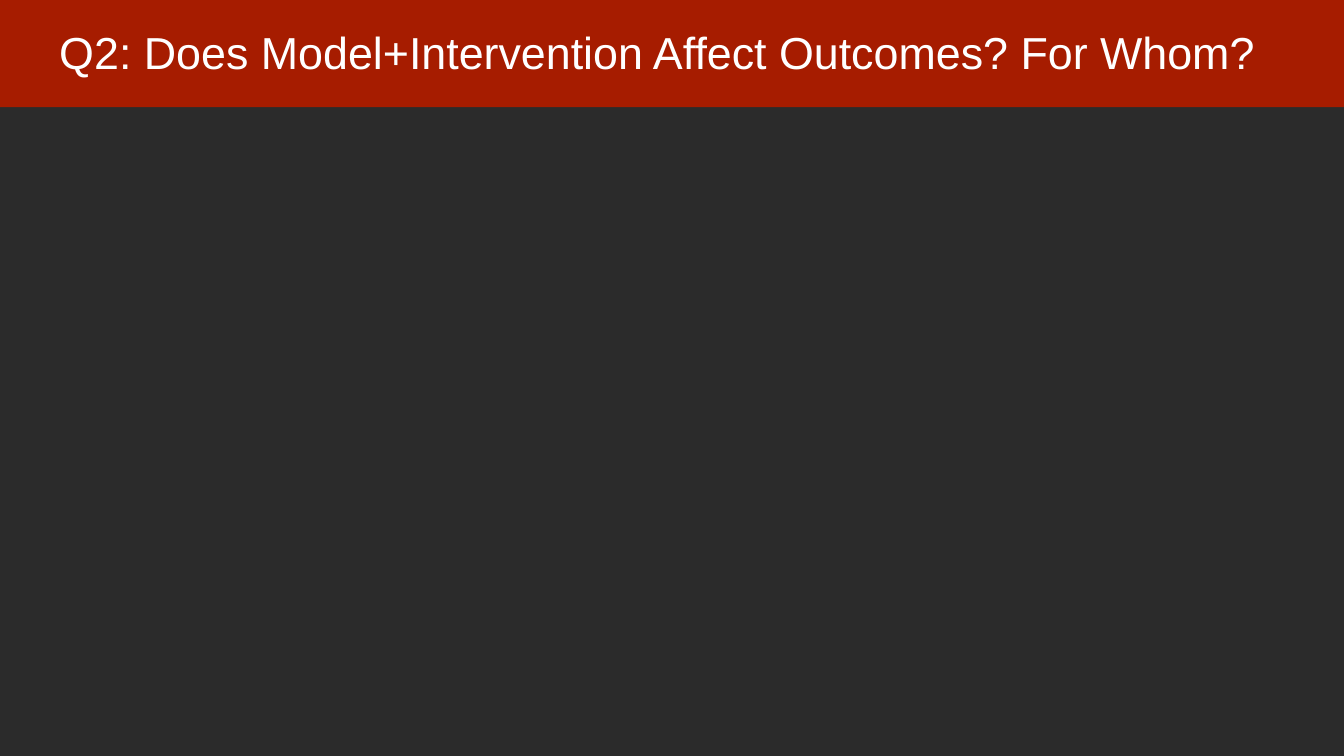
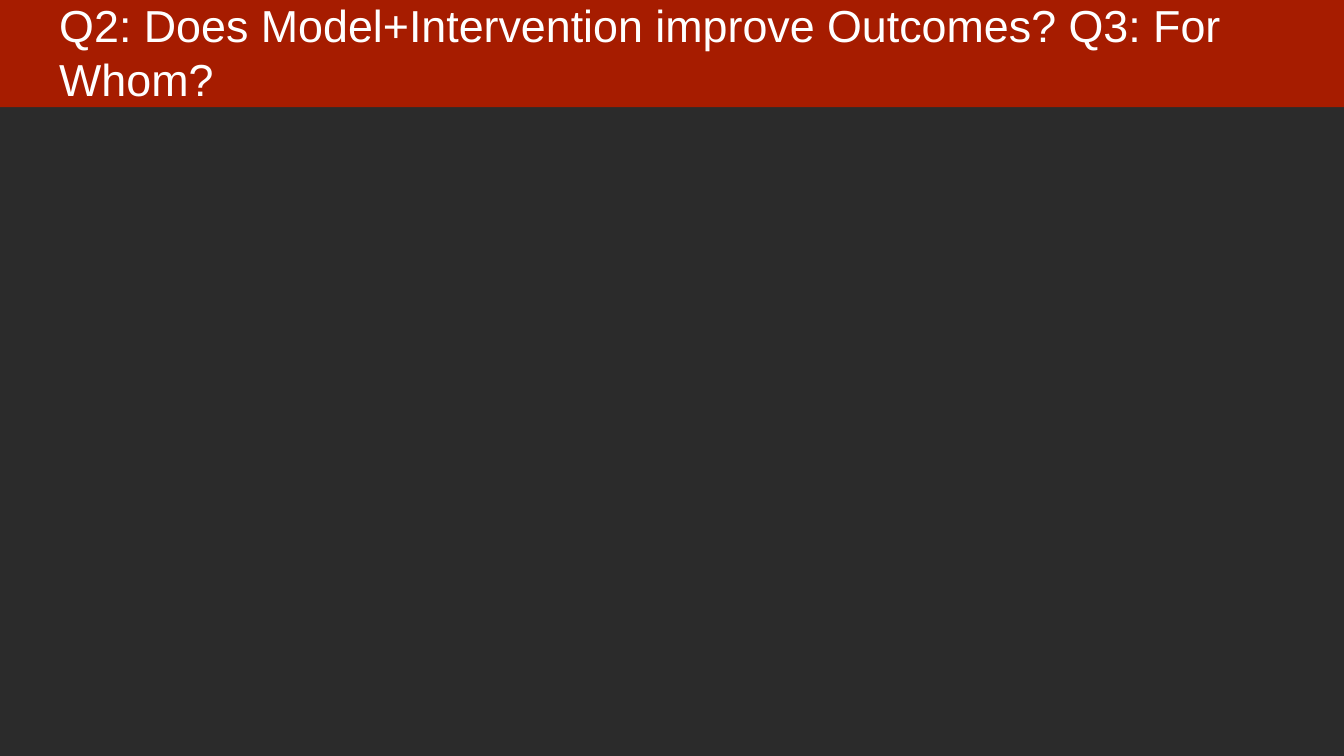
Before and after one commit to dssg/MLinPractice, a slide deck: slide 14 of Lectures/Lecture20-FieldValidation.pptx (slide 13 before the commit). Drawn at 1344x756 pixels with LibreOffice and Linux fonts; fonts in the diff are those of the drawing; background and template pictures are left out; a plain dark background stands for a picture behind light text. Boxes give left, top, right and bottom in pixels: in the first picture for what was removed or moved away, otherwise in the second. Text is boxed around its words. In the diff, an @@ line names an element or a change of style, - is before the commit and + after.

```diff
--- a/Lectures/Lecture20-FieldValidation.pptx
+++ b/Lectures/Lecture20-FieldValidation.pptx
@@ title at (59, 9, 1220, 97): text changed @@
-Q2: Does Model+Intervention Affect Outcomes? For Whom?
+Q2: Does Model+Intervention improve Outcomes? Q3: For Whom?
```
Also in this commit, not shown: 5 other slides changed, 6 slides added, 2 slides removed, 2 other files.
